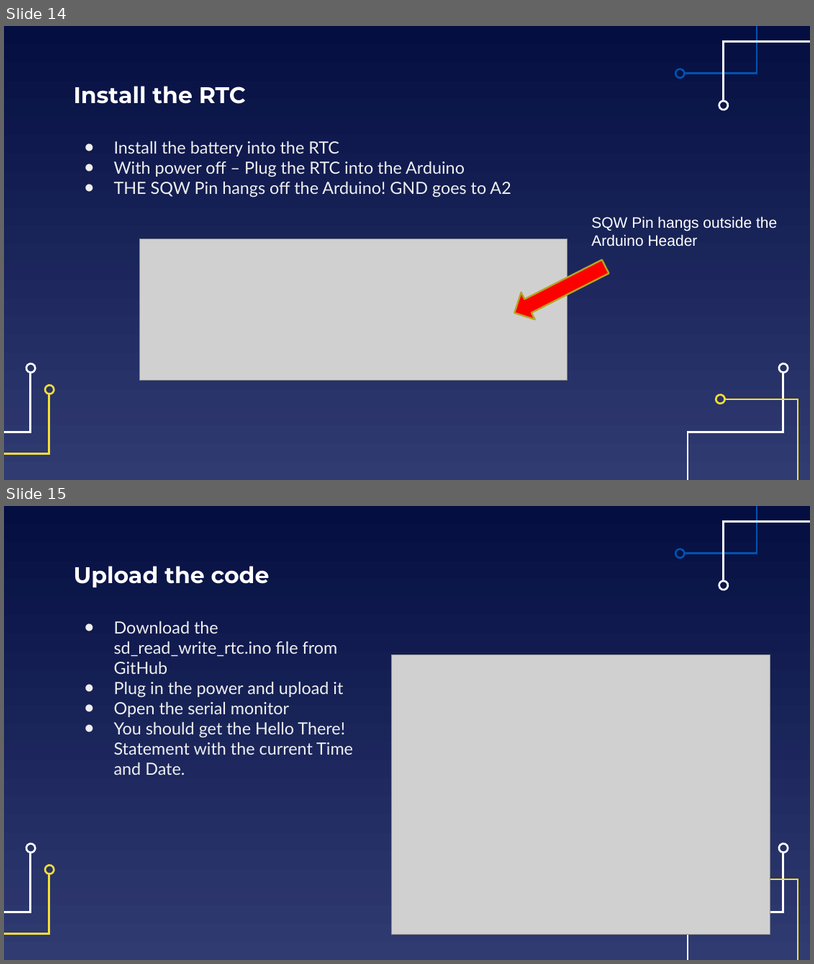
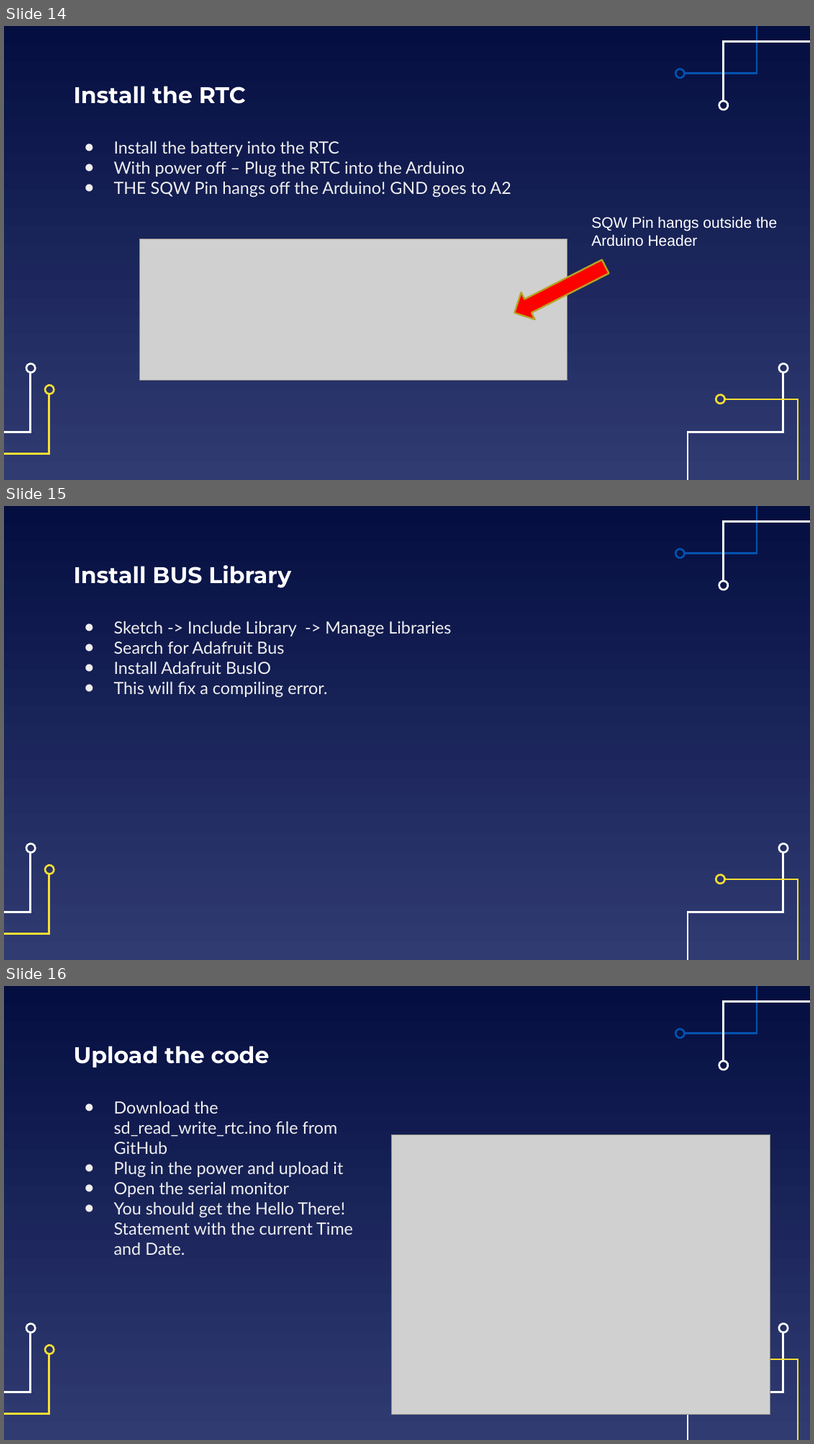
Before and after one commit to EELabMan/Arduino-11-Real-Time-Clocks-and-Datalogging, a slide deck: Data Logging2.pptx. Shown one above the other, each under a label of ours: slides 14 and 15 before the commit, slides 14, 15 and 16 after it. The pictures are 814x964 and 814x1444 pixels, drawn with LibreOffice and Linux fonts; fonts in the diff are those of the drawing; grey boxes stand for pictures. Boxes give left, top, right and bottom in pixels: in the first picture for what was removed or moved away, otherwise in the second. Text is boxed around its words. In the diff, an @@ line names an element or a change of style, - is before the commit and + after.

```diff
--- a/Data Logging2.pptx
+++ b/Data Logging2.pptx
@@ slide 15 added at (4, 506, 810, 960), background gradient #040E41 to #303B72; not listed: 12 template elements that a slide beside it also shows @@
@@ title added at (74, 565, 291, 588), 27 pt, text #FFFFFF, bold @@
+Install BUS Library
@@ text added at (114, 620, 451, 698), 20 pt, text #EFEFEF @@
+● Sketch -> Include Library -> Manage Libraries
+● Search for Adafruit Bus
+● Install Adafruit BusIO
+● This will fix a compiling error.
@@ what was slide 15 is now slide 16 @@
```
Also in this commit, not shown: 1 slide changed.
